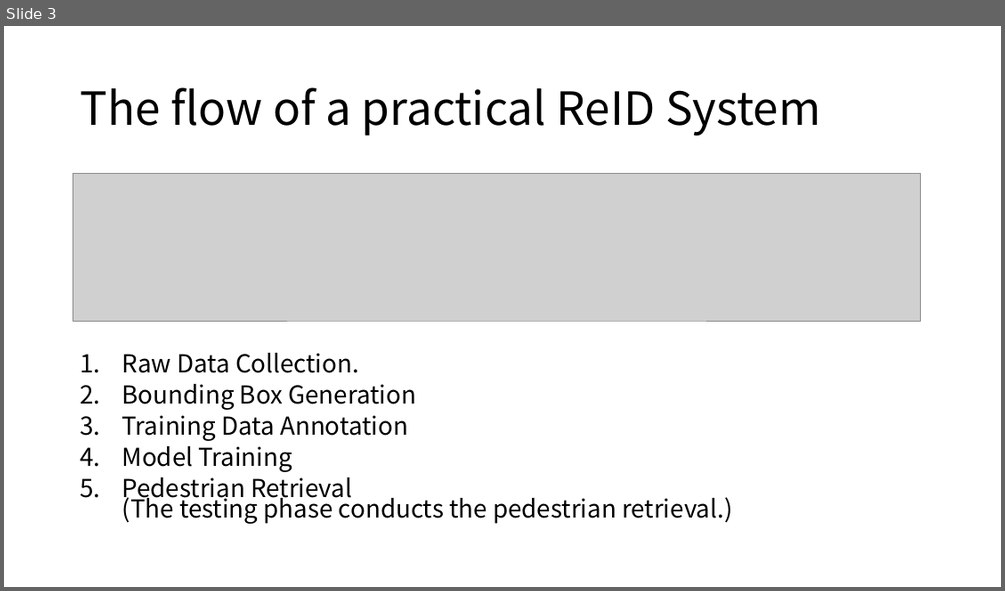
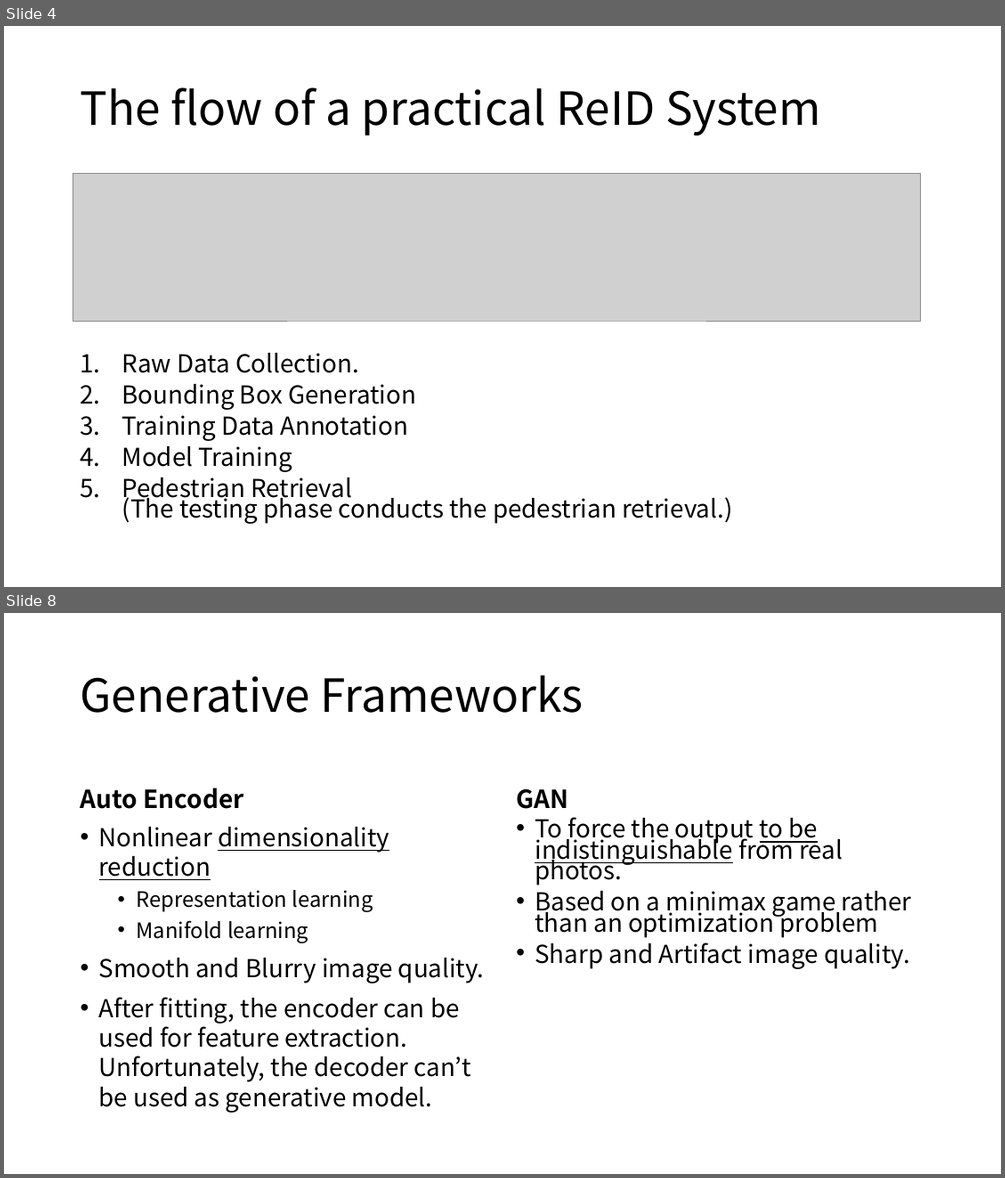
Before and after one commit to jeongroseok/person-reid-study, a slide deck: slides/Person ReID.pptx. Shown one above the other, each under a label of ours: slide 3 before the commit, slides 4 and 8 after it; the slides between them are not shown. The pictures are 1005x591 and 1005x1178 pixels, drawn with LibreOffice and Linux fonts; fonts in the diff are those of the drawing; grey boxes stand for pictures. Boxes give left, top, right and bottom in pixels: in the first picture for what was removed or moved away, otherwise in the second. Text is boxed around its words. In the diff, an @@ line names an element or a change of style, - is before the commit and + after.

```diff
--- a/slides/Person ReID.pptx
+++ b/slides/Person ReID.pptx
@@ slide 8 added at bbox=[4, 613, 1001, 1174], background #FFFFFF @@
@@ title added at bbox=[81, 675, 583, 713], 44 pt, text #000000 @@
+Generative Frameworks
@@ text added at bbox=[81, 787, 243, 809], 24 pt, text #000000, bold @@
+Auto Encoder
@@ text added at bbox=[516, 789, 568, 809], 24 pt, text #000000, bold @@
+GAN
@@ text added at bbox=[534, 817, 912, 969], 23.8 pt, text #000000 @@
+• To force the output to be indistinguishable from real photos.
+• Based on a minimax game rather than an optimization problem
+• Sharp and Artifact image quality.
@@ text added at bbox=[99, 827, 485, 1112], 23.8 pt, text #000000 @@
+• Nonlinear dimensionality reduction
+  • Representation learning
+  • Manifold learning
+• Smooth and Blurry image quality.
+• After fitting, the encoder can be used for feature extraction. Unfortunately, the decoder can’t be used as generative model.
@@ what was slide 3 is now slide 4 @@
```
Also in this commit, not shown: 4 slides changed, 9 other slides added, 10 slides removed, 4 other files.
